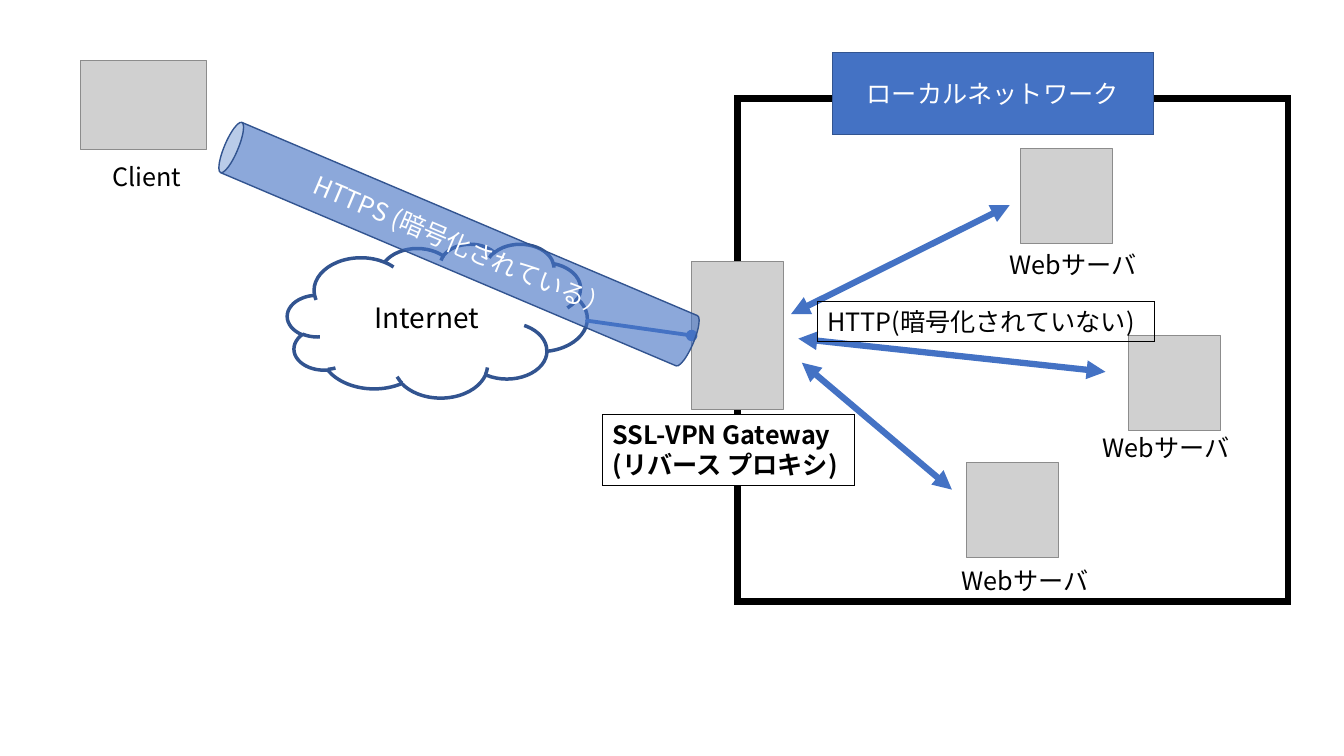
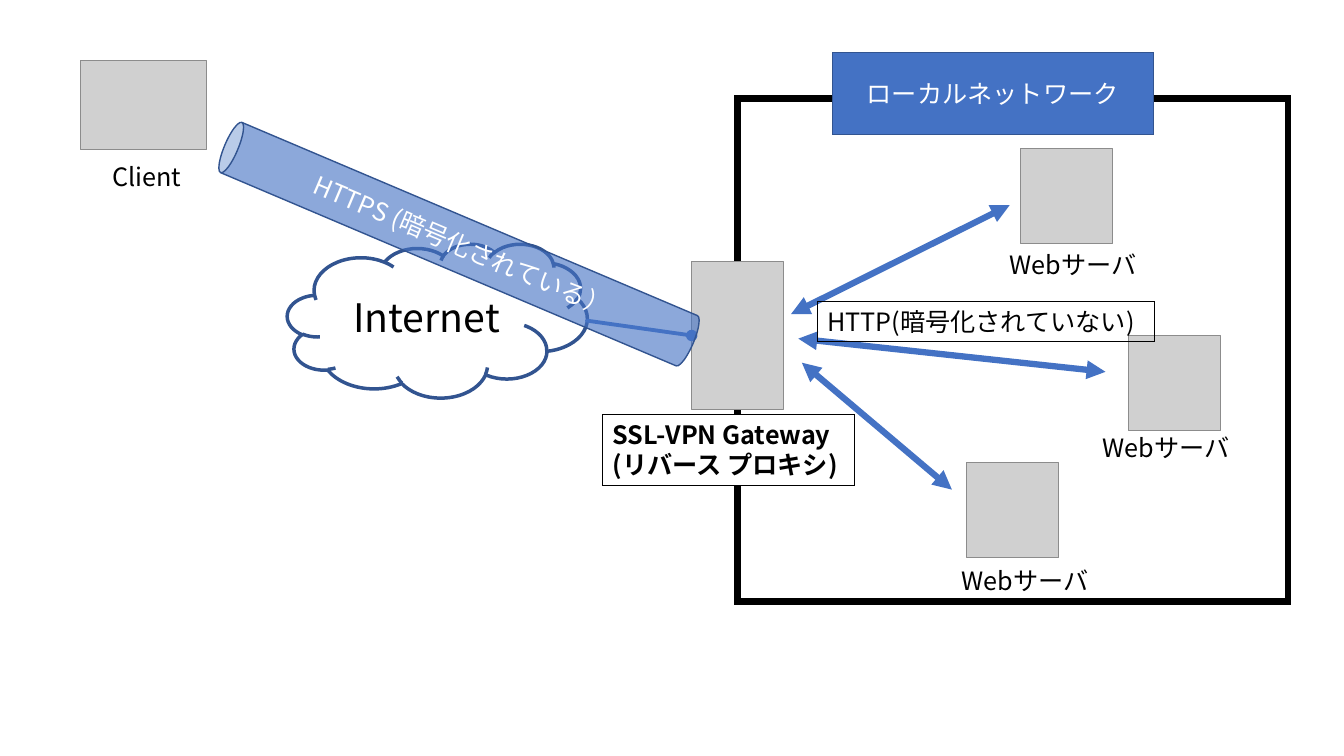
Before and after one commit to Alice-to-Bob/Graduate_School, a slide deck: slide 16 of SUBTHEME/graphs/network_archtecture.pptx. Drawn at 1344x756 pixels with LibreOffice and Linux fonts; fonts in the diff are those of the drawing; grey boxes stand for pictures. Boxes give left, top, right and bottom in pixels: in the first picture for what was removed or moved away, otherwise in the second. Text is boxed around its words. In the diff, an @@ line names an element or a change of style, - is before the commit and + after.

```diff
--- a/SUBTHEME/graphs/network_archtecture.pptx
+++ b/SUBTHEME/graphs/network_archtecture.pptx
@@ cloud "Internet" at (287, 244, 587, 398): size 20 to 28 pt @@
```
Also in this commit, not shown: 5 other slides changed, 1 slide added, 1 slide removed, 17 other files.
